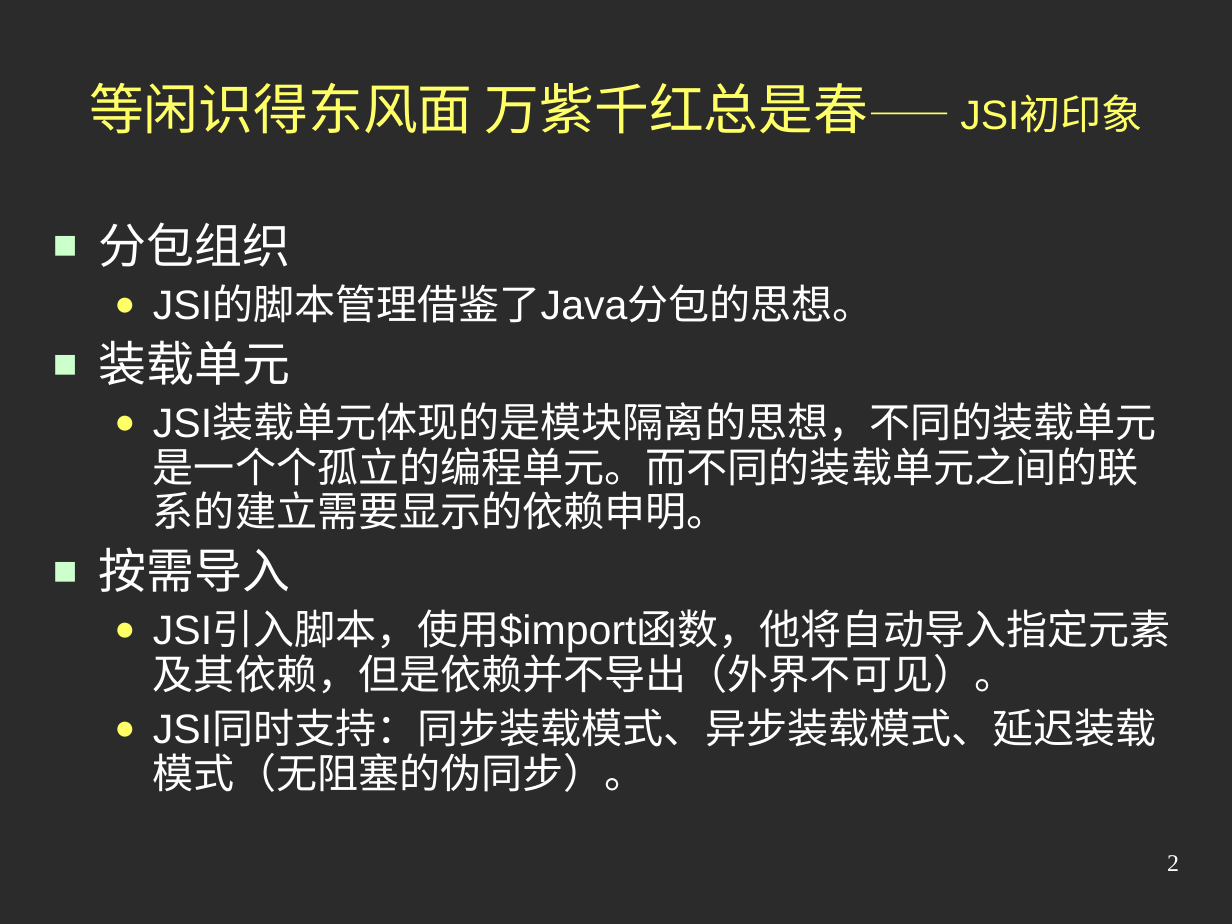
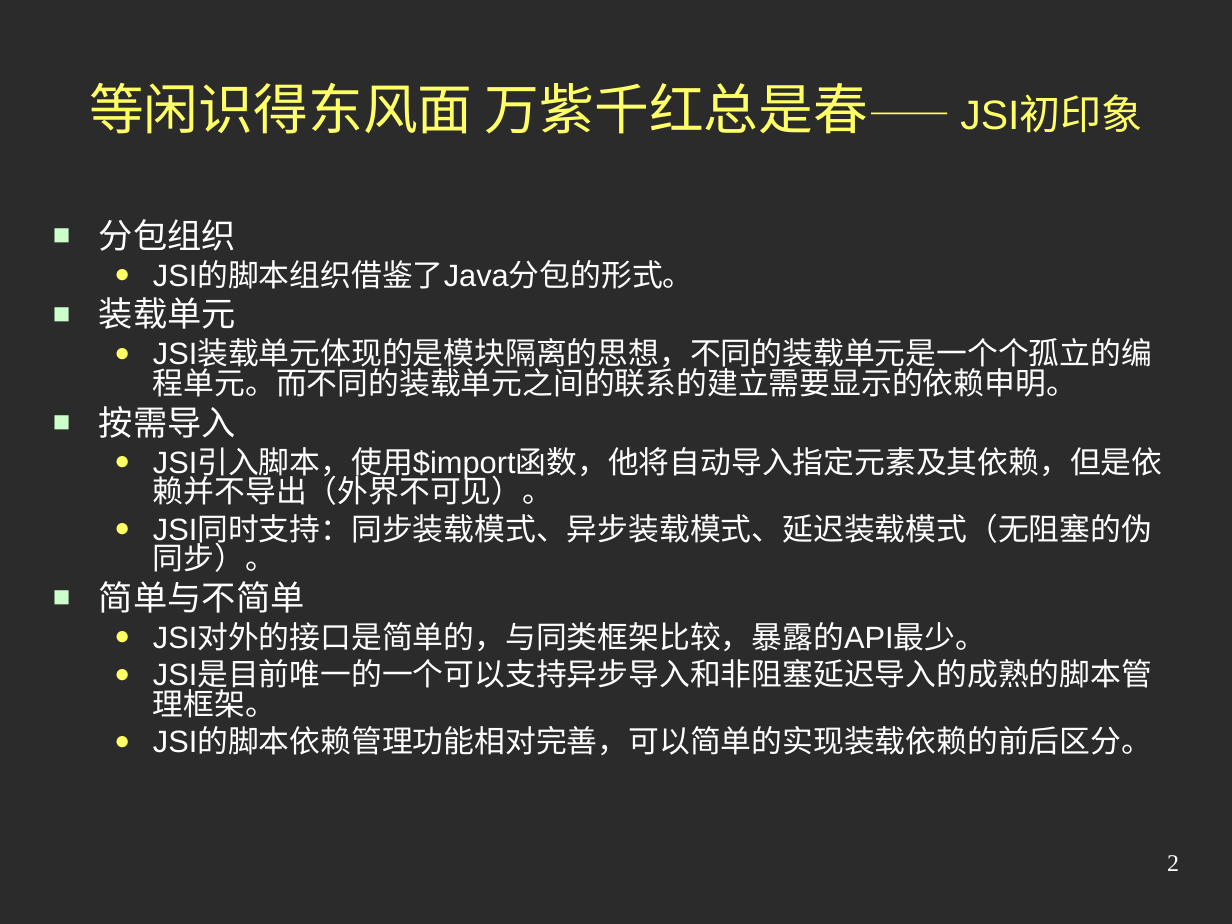
Before and after one commit to austgl/jsi, a slide deck: slide 2 of JSI2/web/doc/Preview2.ppt. Drawn at 1232x924 pixels with LibreOffice and Linux fonts; fonts in the diff are those of the drawing; background and template pictures are left out; a plain dark background stands for a picture behind light text. Boxes give left, top, right and bottom in pixels: in the first picture for what was removed or moved away, otherwise in the second. Text is boxed around its words. In the diff, an @@ line names an element or a change of style, - is before the commit and + after.

```diff
--- a/JSI2/web/doc/Preview2.ppt
+++ b/JSI2/web/doc/Preview2.ppt
@@ text at (99, 219, 1163, 572): size 28 to 20 pt in "分包组织", "装载单元", "按需导入"; size 24 to 18 pt in "JSI装载单元体现的是模块隔离的思想，不同的装载单元是一个个孤立的编程单元。而不同的装载单元之间的联系的建立需要显示的依 ...", "JSI引入脚本，使用$import函数，他将自动导入指定元素及其依赖，但是依赖并不导出（外界不可见）。", "JSI同时支持：同步装载模式、异步装载模式、延迟装载模式（无阻塞的伪同步）。"; line spacing 0.9 to 0.8; less space between paragraphs @@
@@ text at (153, 261, 694, 289): text changed; size 24 to 18 pt @@
-  ● JSI的脚本管理借鉴了Java分包的思想。
+  ● JSI的脚本组织借鉴了Java分包的形式。
@@ text at (99, 581, 1152, 755): paragraphs added @@
+■ 简单与不简单
+  ● JSI对外的接口是简单的，与同类框架比较，暴露的API最少。
+  ● JSI是目前唯一的一个可以支持异步导入和非阻塞延迟导入的成熟的脚本管理框架。
+  ● JSI的脚本依赖管理功能相对完善，可以简单的实现装载依赖的前后区分。
```
Also in this commit, not shown: 5 other slides changed, 5 other files.
